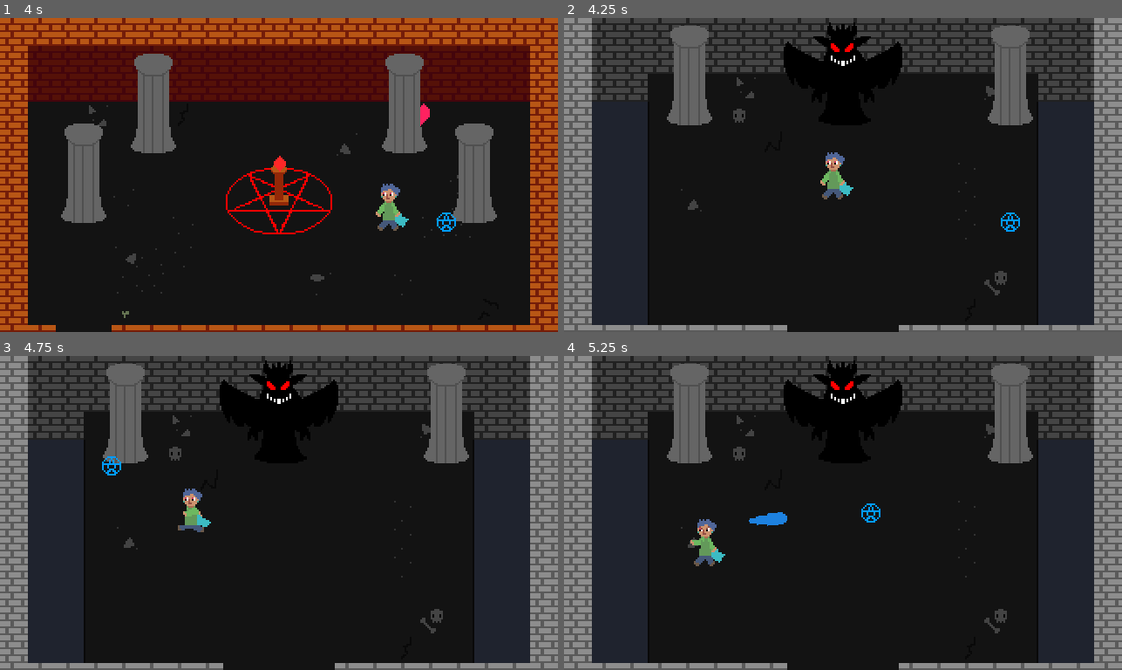
Above: before the commit, frames 1-4 (two rows, left to right).
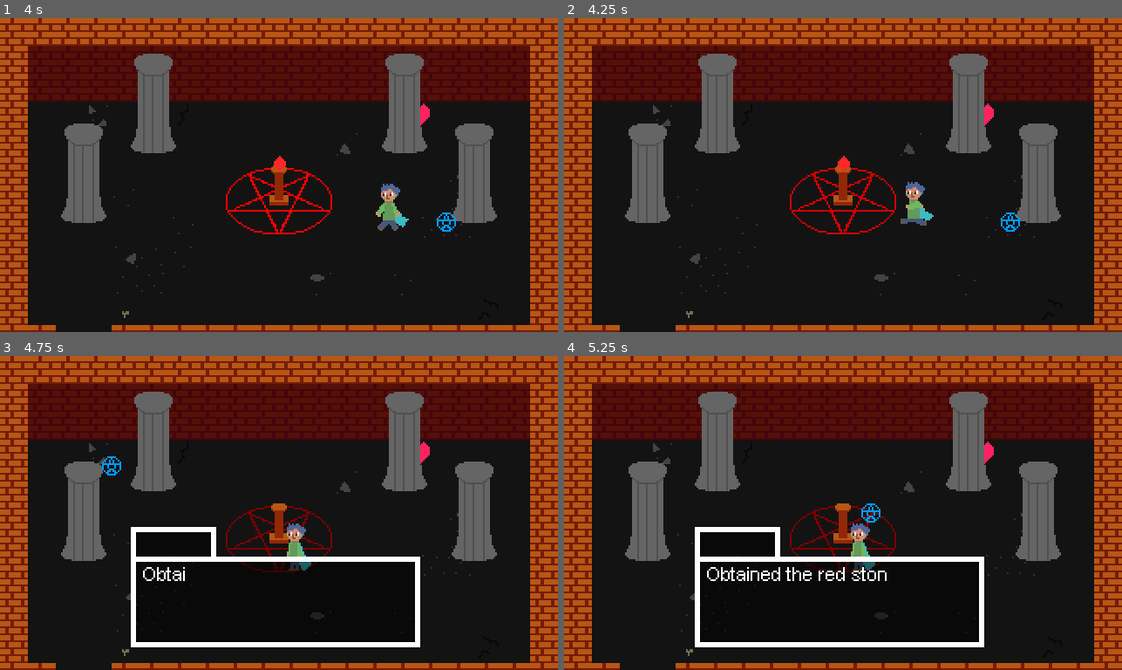
Above: after the commit, the same moments.

Repository: DuncanSparks/blue-and-red
Game: Godot game, scene res://Scenes/Dungeon/Dungeon_Curseroom.tscn
The game is run twice, just before and just after one commit, with the same random seed, the same clock (stepped at 60 frames per second) and the same inputs. This scene is started directly instead of the project's main scene.
Inputs (mouse positions are in pixels of both pictures, inside the frame that each line leads up to):
- Up to frame 1 (4 s): move the mouse to (401, 159) at 0.52 s; hold D (move_right) 0.53-1.28 s; tap E (sys_interact) at 0.6, 1.55, 2.3, 2.85, 3.6 s; move the mouse to (167, 190) at 1.27 s; hold S (move_down) 1.28-2.03 s; tap Shift (action_shield) at 1.35 s; move the mouse to (334, 105) at 2.02 s; hold D (move_right) 2.03-2.78 s; click (334, 105) at 2.1 s; move the mouse to (251, 237) at 2.77 s; hold W (move_up) 2.78-3.53 s; move the mouse to (446, 222) at 3.52 s; hold A (move_left) from 3.53 s (still down)
- Up to frame 2 (4.25 s): keep holding A (move_left); tap 2 (debug_2) at 4.15 s
- Up to frame 3 (4.75 s): keep holding A (move_left); move the mouse to (111, 465) at 4.27 s; tap Shift (action_shield) at 4.35 s; tap E (sys_interact) at 4.55 s
- Up to frame 4 (5.25 s): move the mouse to (870, 513) at 5.02 s; release A (move_left) at 5.03 s; hold S (move_down) from 5.03 s (still down); click (870, 513) at 5.1 s

Frame 1 is identical in both runs. In frame 2, 57% of the frame differs, in the area x 0-100%, y 0-100%; in frame 3, 60%; in frame 4, 60%.

Commit message:
Start post-jam fixes

Diff:
--- a/Prefabs/Player.tscn
+++ b/Prefabs/Player.tscn
@@ -81,55 +81,55 @@
 "name": "pounce_demon",
 "speed": 15.0
 }, {
-"frames": [ ExtResource( 16 ) ],
-"loop": true,
-"name": "start_demon",
-"speed": 5.0
-}, {
-"frames": [ ExtResource( 34 ) ],
-"loop": true,
-"name": "ouch_demon",
+"frames": [ ExtResource( 10 ) ],
+"loop": true,
+"name": "land_demon",
 "speed": 5.0
 }, {
 "frames": [ ExtResource( 40 ), ExtResource( 41 ), ExtResource( 40 ), ExtResource( 8 ), ExtResource( 43 ), ExtResource( 42 ), ExtResource( 43 ), ExtResource( 8 ) ],
 "loop": true,
 "name": "run_human",
-"speed": 10.0
-}, {
-"frames": [ ExtResource( 36 ), ExtResource( 38 ), ExtResource( 39 ), ExtResource( 38 ), ExtResource( 36 ), ExtResource( 37 ) ],
-"loop": true,
-"name": "sit_demon",
-"speed": 6.0
-}, {
-"frames": [ ExtResource( 12 ) ],
-"loop": true,
-"name": "ouch_human",
-"speed": 5.0
-}, {
-"frames": [ ExtResource( 6 ), ExtResource( 2 ), ExtResource( 22 ), ExtResource( 10 ) ],
-"loop": true,
-"name": "run_demon",
-"speed": 10.0
-}, {
-"frames": [ ExtResource( 49 ) ],
-"loop": true,
-"name": "idle_cast_human",
-"speed": 5.0
-}, {
-"frames": [ ExtResource( 10 ) ],
-"loop": true,
-"name": "land_demon",
-"speed": 5.0
-}, {
-"frames": [ ExtResource( 51 ), ExtResource( 53 ), ExtResource( 51 ), ExtResource( 49 ), ExtResource( 50 ), ExtResource( 52 ), ExtResource( 50 ), ExtResource( 49 ) ],
-"loop": true,
-"name": "run_cast_human",
 "speed": 10.0
 }, {
 "frames": [ ExtResource( 4 ), ExtResource( 15 ), ExtResource( 18 ), ExtResource( 21 ), ExtResource( 27 ) ],
 "loop": false,
 "name": "human_to_demon",
 "speed": 7.0
+}, {
+"frames": [ ExtResource( 12 ) ],
+"loop": true,
+"name": "ouch_human",
+"speed": 5.0
+}, {
+"frames": [ ExtResource( 34 ) ],
+"loop": true,
+"name": "ouch_demon",
+"speed": 5.0
+}, {
+"frames": [ ExtResource( 49 ) ],
+"loop": true,
+"name": "idle_cast_human",
+"speed": 5.0
+}, {
+"frames": [ ExtResource( 6 ), ExtResource( 2 ), ExtResource( 22 ), ExtResource( 10 ) ],
+"loop": true,
+"name": "run_demon",
+"speed": 10.0
+}, {
+"frames": [ ExtResource( 36 ), ExtResource( 38 ), ExtResource( 39 ), ExtResource( 38 ), ExtResource( 36 ), ExtResource( 37 ) ],
+"loop": true,
+"name": "sit_demon",
+"speed": 6.0
+}, {
+"frames": [ ExtResource( 51 ), ExtResource( 53 ), ExtResource( 51 ), ExtResource( 49 ), ExtResource( 50 ), ExtResource( 52 ), ExtResource( 50 ), ExtResource( 49 ) ],
+"loop": true,
+"name": "run_cast_human",
+"speed": 10.0
+}, {
+"frames": [ ExtResource( 16 ) ],
+"loop": true,
+"name": "start_demon",
+"speed": 5.0
 } ]
 
 [sub_resource type="RectangleShape2D" id=2]
@@ -270,7 +270,7 @@
 "times": PoolRealArray( 3 ),
 "transitions": PoolRealArray( 1 ),
 "values": [ {
-"args": [  ],
+"args": [ false, false, true ],
 "method": "finish_transformation"
 } ]
 }
--- a/Scenes/Dungeon/Dungeon_Curseroom.tscn
+++ b/Scenes/Dungeon/Dungeon_Curseroom.tscn
@@ -25,16 +25,16 @@
 
 [sub_resource type="SpriteFrames" id=1]
 animations = [ {
+"frames": [ ExtResource( 2 ) ],
+"loop": true,
+"name": "idle",
+"speed": 5.0
+}, {
 "frames": [ ExtResource( 11 ) ],
 "loop": true,
 "name": "cast",
 "speed": 5.0
 }, {
-"frames": [ ExtResource( 10 ) ],
-"loop": true,
-"name": "idle2",
-"speed": 5.0
-}, {
 "frames": [ ExtResource( 2 ) ],
 "loop": true,
 "name": "talk",
@@ -45,9 +45,9 @@
 "name": "annoyed",
 "speed": 5.0
 }, {
-"frames": [ ExtResource( 2 ) ],
+"frames": [ ExtResource( 10 ) ],
 "loop": true,
-"name": "idle",
+"name": "idle2",
 "speed": 5.0
 } ]
 
--- a/Scenes/Dungeon/Dungeon_End.tscn
+++ b/Scenes/Dungeon/Dungeon_End.tscn
@@ -11,41 +11,41 @@
 [ext_resource path="res://Prefabs/Enemies/EnemySpawn.tscn" type="PackedScene" id=10]
 [ext_resource path="res://PIXEARG_.TTF" type="DynamicFontData" id=11]
 
-[sub_resource type="RectangleShape2D" id=16]
+[sub_resource type="RectangleShape2D" id=1]
 extents = Vector2( 64, 10 )
 
 [sub_resource type="SpriteFrames" id=2]
 animations = [ {
+"frames": [ ExtResource( 7 ) ],
+"loop": true,
+"name": "idle",
+"speed": 5.0
+}, {
 "frames": [ ExtResource( 8 ) ],
 "loop": true,
 "name": "cast",
 "speed": 5.0
 }, {
+"frames": [ ExtResource( 7 ) ],
+"loop": true,
+"name": "talk",
+"speed": 5.0
+}, {
+"frames": [ ExtResource( 6 ) ],
+"loop": true,
+"name": "annoyed",
+"speed": 5.0
+}, {
 "frames": [ ExtResource( 4 ) ],
 "loop": true,
 "name": "idle2",
 "speed": 5.0
-}, {
-"frames": [ ExtResource( 7 ) ],
-"loop": true,
-"name": "talk",
-"speed": 5.0
-}, {
-"frames": [ ExtResource( 6 ) ],
-"loop": true,
-"name": "annoyed",
-"speed": 5.0
-}, {
-"frames": [ ExtResource( 7 ) ],
-"loop": true,
-"name": "idle",
-"speed": 5.0
-} ]
-
-[sub_resource type="RectangleShape2D" id=13]
+} ]
+
+[sub_resource type="RectangleShape2D" id=3]
 extents = Vector2( 15, 7 )
 
-[sub_resource type="Animation" id=12]
+[sub_resource type="Animation" id=4]
 resource_name = "Talk"
 length = 2.0
 tracks/0/type = "method"
--- a/Scripts/Controller.gd
+++ b/Scripts/Controller.gd
@@ -103,10 +103,10 @@
 		menu_open = true
 		run_speedrun_stats = false
 
-	if Input.is_action_just_pressed("debug_2"):
-		goto_scene("res://Scenes/Dungeon/Dungeon_End.tscn", Vector2(160, 90))
-	#	timer_transform.set_wait_time(0.1)
-	#	timer_transform.start()
+	#if Input.is_action_just_pressed("debug_2"):
+		#goto_scene("res://Scenes/Dungeon/Dungeon_End.tscn", Vector2(160, 90))
+		#timer_transform.set_wait_time(0.1)
+		#timer_transform.start()
 
 
 
@@ -181,10 +181,10 @@
 	flags[id] = value
 
 
-func fadeout_music(music: NodePath, time: float):
+func fadeout_music(music: NodePath, time_: float):
 	var mus := get_node(music) as AudioStreamPlayer
 	var tween := $TweenMusic as Tween
-	tween.interpolate_property(mus, "volume_db", mus.get_volume_db(), -60, time)
+	tween.interpolate_property(mus, "volume_db", mus.get_volume_db(), -60, time_)
 	tween.start()
 
 
--- a/Scripts/Dialogue.gd
+++ b/Scripts/Dialogue.gd
@@ -11,7 +11,7 @@
 var dialogue_page := 0
 var page_length := 0
 
-var allow_advance := true
+var allow_advance := false
 
 onready var name_label := $CanvasLayer/Box/Name as Label
 onready var text := $CanvasLayer/Box/Text as RichTextLabel
@@ -28,10 +28,13 @@
 				text.set_visible_characters(0)
 				text.set_bbcode(dialogue[dialogue_page])
 				page_length = len(strip(dialogue[dialogue_page]))
+				allow_advance = false
 				$TimerText.start()
 			else:
 				emit_signal("dialogue_finished")
 				queue_free()
+		else:
+			text.set_visible_characters(len(dialogue[dialogue_page]) + 1)
 
 
 func start_dialogue(text_input: Array, name: String, name_color: Color, show_name: bool = true):
--- a/Scripts/Player.gd
+++ b/Scripts/Player.gd
@@ -41,6 +41,8 @@
 	if not can_control:
 		hide()
 
+	demon_run_target = get_global_mouse_position()
+
 
 func _process(_delta):
 	if Input.is_action_just_pressed("sys_fullscreen"):
@@ -50,6 +52,11 @@
 		return
 
 	set_z_index(int(get_position().y))
+
+	var mouse_pos := get_global_mouse_position()
+	var unit_vector := get_position().direction_to(mouse_pos).normalized()
+	demon_run_target = demon_run_target.linear_interpolate(mouse_pos + unit_vector * 48, 0.02)
+	$Test.set_global_position(demon_run_target)
 
 	if not stopped and not stunned and not shielding and not transforming and not pouncing and not shooting:
 		if not demon_form:
@@ -57,10 +64,6 @@
 			var input_y := int(Input.is_action_pressed("move_down")) - int(Input.is_action_pressed("move_up"))
 			motion = Vector2(input_x, input_y)
 		else:
-			var mouse_pos := get_global_mouse_position()
-			var unit_vector := get_position().direction_to(mouse_pos).normalized()
-			demon_run_target = demon_run_target.linear_interpolate(mouse_pos + unit_vector * 60, 0.02)
-			$Test.set_global_position(demon_run_target)
 			motion = motion.linear_interpolate(Vector2.RIGHT.rotated(get_position().direction_to(demon_run_target).angle()), 0.05)
 
 		sprite_management()
@@ -177,6 +180,8 @@
 	Controller.player_health = health
 	healthbar.show()
 	stunned = true
+	$TimerCooldownPounce.set_paused(true)
+	$TweenShieldMeter.stop($CooldownPounceMeter)
 	if health > 0:
 		$TimerStun.start()
 		iframes = true
@@ -227,6 +232,8 @@
 
 func _on_TimerStun_timeout():
 	stunned = false
+	$TweenShieldMeter.resume($CooldownPounceMeter)
+	$TimerCooldownPounce.set_paused(false)
 
 
 func _on_AnimationPlayer_animation_finished(anim_name):
@@ -257,7 +264,7 @@
 		$TimerCooldownPounce.stop()
 
 
-func finish_transformation(use_override: bool = false, override: bool = false):
+func finish_transformation(use_override: bool = false, override: bool = false, use_iframes: bool = false):
 	demon_form = not demon_form if not use_override else override
 	if demon_form:
 		$AnimationPlayerSpeed.play("Speed Variance")
@@ -281,6 +288,9 @@
 		$CollisionHuman.set_disabled(false)
 		$Healthbar.set_tint_progress(Color("#00c6ff"))
 	transforming = false
+	if use_iframes and not stopped:
+		iframes = true
+		$AnimationPlayer.play("Iframes")
 
 
 func _on_TimerPounce_timeout():
Not shown: 1 places in Prefabs/Player.tscn that only renumber resources
Not shown: 7 places in Scenes/Dungeon/Dungeon_End.tscn that only renumber resources
Not shown, changed: export_presets.cfg
